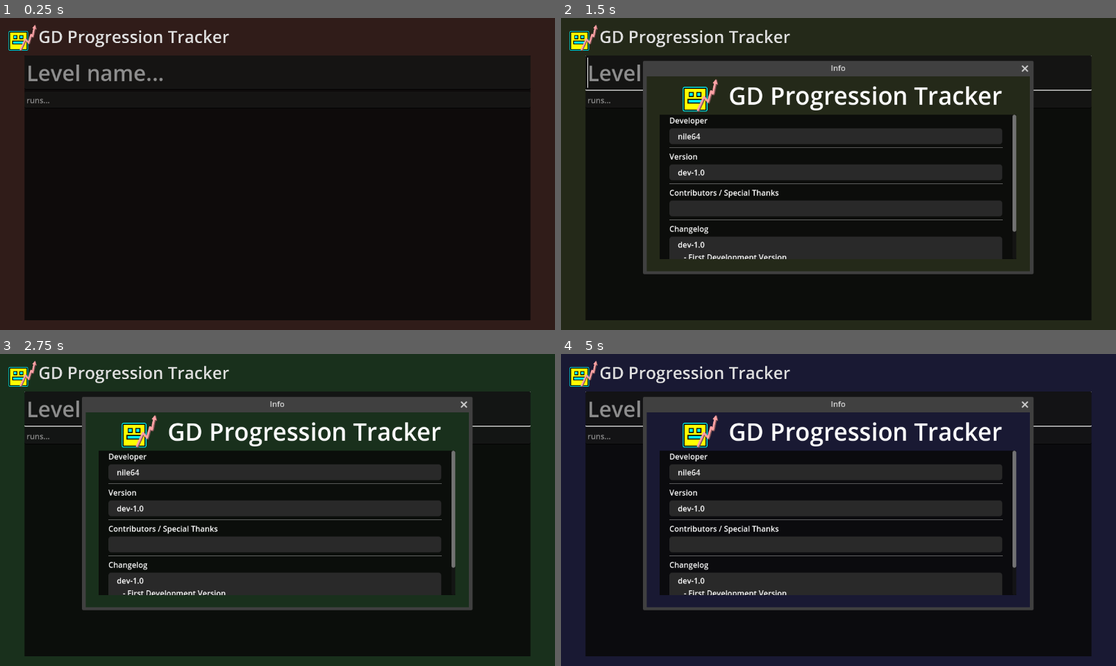
Above: before the commit, frames 1-4 (two rows, left to right).
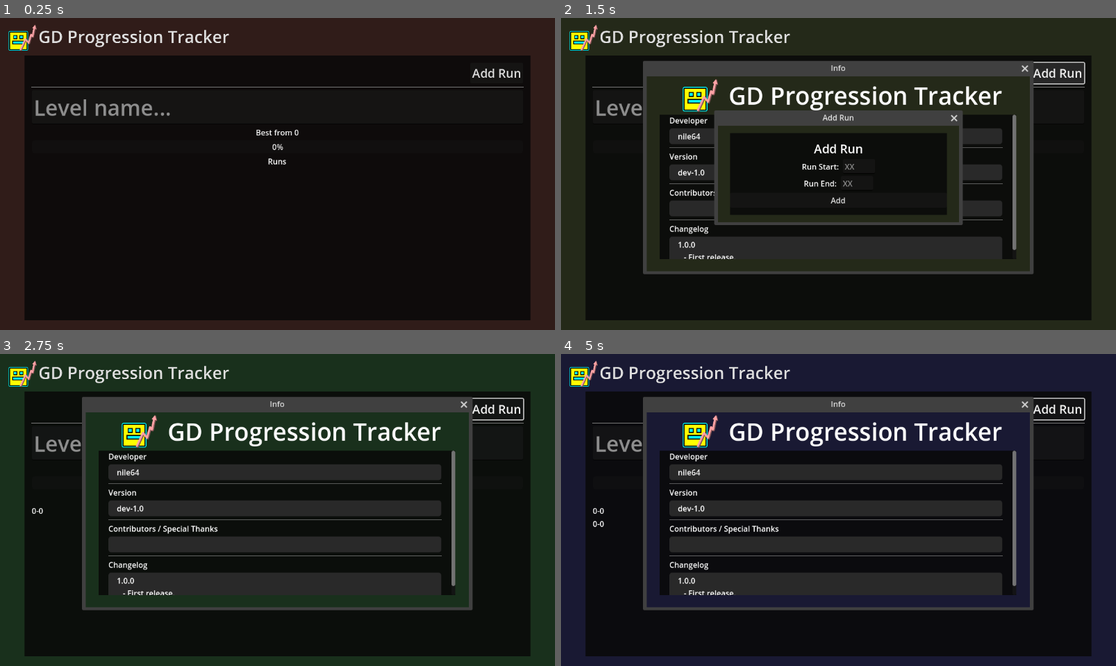
Above: after the commit, the same moments.

Repository: nile64/gdprogressiontracker
Game: Godot game, scene res://main.tscn
Same seed, same stepped clock (60 frames per second), same inputs: the game is played once before the commit and once after it.
Inputs (mouse positions are in pixels of both pictures, inside the frame that each line leads up to):
- Up to frame 1 (0.25 s): no input
- Up to frame 2 (1.5 s): click "GD Progression Tracker" at 0.5 s; click (1054, 74) at 1.25 s, where only the run after the commit has a clickable "Add Run"
- Up to frame 3 (2.75 s): click (277, 534) at 2 s, where only the run after the commit has a clickable "Add"
- Up to frame 4 (5 s): click "GD Progression Tracker" at 2.75 s; click (1054, 410) at 3.5 s, where only the run after the commit has a clickable "Add Run"; click (838, 534) at 4.25 s, where only the run after the commit has a clickable "Add"

The runs differ from the first frame. In frame 1, 1.4% of the frame differs, in the area x 4-95%, y 14-47%; in frame 2, 9.8%, in the area x 4-96%, y 12-78%; in frame 3, 1.0%; in frame 4, 1.0%.

Commit message:
better gui

Diff:
--- a/main.gd
+++ b/main.gd
@@ -5,9 +5,14 @@
 var colorStep = 0;
 var colorStepSpeed = 0.1;
 
+var runs : Array[Run]
+var runLabels : Array[Label]
+
 # Called when the node enters the scene tree for the first time.
 func _ready():
 	$Info/Window/Panel/ScrollContainer/VBoxContainer/VersionLabel.text = "   " + ProjectSettings.get_setting("application/config/version")
+
+	refresh_runs()
 
 
 # Called every frame. 'delta' is the elapsed time since the previous frame.
@@ -18,9 +23,46 @@
 	if colorStep >= 1:
 		colorStep = 0
 
-	colorStep += delta * colorStepSpeed;
+	colorStep += delta * colorStepSpeed
 
 	RenderingServer.set_default_clear_color(gradient.sample(colorStep))
 
 func _open_credits_window():
-	$Info/Window.show();
+	$Info/Window.show()
+
+func _open_addrun_window():
+	$AddRunWindow.show()
+
+func _add_run():
+	var start = float($AddRunWindow/Panel/VBoxContainer/HBoxContainer/StartRunEdit.text)
+	var end = float($AddRunWindow/Panel/VBoxContainer/HBoxContainer2/EndRunEdit.text)
+
+	var run = Run.new()
+	run.start = start
+	run.end = end
+
+	runs.append(run)
+
+	refresh_runs()
+
+	$AddRunWindow.hide()
+
+func refresh_runs():
+	for i in range(runLabels.size()):
+		var label = runLabels[0]
+		runLabels.remove_at(0)
+		label.queue_free()
+
+	for i in range(runs.size()):
+		var label = Label.new()
+		label.name = "RunLabel"
+		label.text = str(runs[i].start) + "-" + str(runs[i].end)
+		$Panel/ScrollContainer/MarginContainer/VBoxContainer/AllRuns.add_child(label)
+		runLabels.append(label)
+
+		if(runs[i].start == 0):
+			$Panel/ScrollContainer/MarginContainer/VBoxContainer/ProgressBar.value = runs[i].end
+
+class Run:
+	var start : float
+	var end : float
--- a/main.tscn
+++ b/main.tscn
@@ -127,10 +127,8 @@
 [node name="Changelog" type="Label" parent="Info/Window/Panel/ScrollContainer/VBoxContainer"]
 layout_mode = 2
 theme_override_styles/normal = SubResource("StyleBoxFlat_wb0tg")
-text = "   dev-1.0
-      - First Development Version
-      - Added Info Popup
-      - Added Text box to input runs. Temporary."
+text = "   1.0.0
+      - First release."
 
 [node name="HSeparator3" type="HSeparator" parent="Info/Window/Panel/ScrollContainer/VBoxContainer"]
 layout_mode = 2
@@ -168,21 +166,119 @@
 grow_horizontal = 2
 grow_vertical = 2
 horizontal_scroll_mode = 0
-metadata/_edit_use_anchors_ = true
-
-[node name="VBoxContainer" type="VBoxContainer" parent="Panel/ScrollContainer"]
+
+[node name="MarginContainer" type="MarginContainer" parent="Panel/ScrollContainer"]
 layout_mode = 2
 size_flags_horizontal = 3
-
-[node name="LineEdit" type="LineEdit" parent="Panel/ScrollContainer/VBoxContainer"]
+size_flags_vertical = 3
+theme_override_constants/margin_left = 15
+theme_override_constants/margin_top = 15
+theme_override_constants/margin_right = 15
+theme_override_constants/margin_bottom = 15
+
+[node name="VBoxContainer" type="VBoxContainer" parent="Panel/ScrollContainer/MarginContainer"]
+layout_mode = 2
+size_flags_horizontal = 3
+theme_override_constants/separation = 5
+
+[node name="HBoxContainer" type="HBoxContainer" parent="Panel/ScrollContainer/MarginContainer/VBoxContainer"]
+layout_mode = 2
+alignment = 2
+
+[node name="Button" type="Button" parent="Panel/ScrollContainer/MarginContainer/VBoxContainer/HBoxContainer"]
+layout_mode = 2
+theme_override_font_sizes/font_size = 25
+text = "Add Run"
+
+[node name="HSeparator2" type="HSeparator" parent="Panel/ScrollContainer/MarginContainer/VBoxContainer"]
+layout_mode = 2
+
+[node name="LineEdit" type="LineEdit" parent="Panel/ScrollContainer/MarginContainer/VBoxContainer"]
 layout_mode = 2
 theme_override_font_sizes/font_size = 45
 placeholder_text = "Level name..."
 
-[node name="TextEdit" type="TextEdit" parent="Panel/ScrollContainer/VBoxContainer"]
-layout_mode = 2
-placeholder_text = "runs..."
-scroll_fit_content_height = true
+[node name="Label" type="Label" parent="Panel/ScrollContainer/MarginContainer/VBoxContainer"]
+layout_mode = 2
+text = "Best from 0"
+horizontal_alignment = 1
+
+[node name="ProgressBar" type="ProgressBar" parent="Panel/ScrollContainer/MarginContainer/VBoxContainer"]
+layout_mode = 2
+
+[node name="Label2" type="Label" parent="Panel/ScrollContainer/MarginContainer/VBoxContainer"]
+layout_mode = 2
+text = "Runs"
+horizontal_alignment = 1
+
+[node name="AllRuns" type="VBoxContainer" parent="Panel/ScrollContainer/MarginContainer/VBoxContainer"]
+layout_mode = 2
+
+[node name="AddRunWindow" type="Window" parent="."]
+title = "Add Run"
+initial_position = 2
+size = Vector2i(500, 200)
+visible = false
+script = ExtResource("3_fqehp")
+
+[node name="Panel" type="Panel" parent="AddRunWindow"]
+anchors_preset = 15
+anchor_right = 1.0
+anchor_bottom = 1.0
+offset_left = 25.0
+offset_top = 15.0
+offset_right = -25.0
+offset_bottom = -15.0
+grow_horizontal = 2
+grow_vertical = 2
+
+[node name="VBoxContainer" type="VBoxContainer" parent="AddRunWindow/Panel"]
+layout_mode = 1
+anchors_preset = 15
+anchor_right = 1.0
+anchor_bottom = 1.0
+grow_horizontal = 2
+grow_vertical = 2
+alignment = 1
+
+[node name="Label" type="Label" parent="AddRunWindow/Panel/VBoxContainer"]
+layout_mode = 2
+theme_override_font_sizes/font_size = 25
+text = "Add Run"
+horizontal_alignment = 1
+
+[node name="HBoxContainer" type="HBoxContainer" parent="AddRunWindow/Panel/VBoxContainer"]
+layout_mode = 2
+alignment = 1
+
+[node name="Label" type="Label" parent="AddRunWindow/Panel/VBoxContainer/HBoxContainer"]
+layout_mode = 2
+text = "Run Start: "
+horizontal_alignment = 1
+
+[node name="StartRunEdit" type="LineEdit" parent="AddRunWindow/Panel/VBoxContainer/HBoxContainer"]
+layout_mode = 2
+placeholder_text = "XX"
+
+[node name="HBoxContainer2" type="HBoxContainer" parent="AddRunWindow/Panel/VBoxContainer"]
+layout_mode = 2
+alignment = 1
+
+[node name="Label" type="Label" parent="AddRunWindow/Panel/VBoxContainer/HBoxContainer2"]
+layout_mode = 2
+text = "Run End: "
+horizontal_alignment = 1
+
+[node name="EndRunEdit" type="LineEdit" parent="AddRunWindow/Panel/VBoxContainer/HBoxContainer2"]
+layout_mode = 2
+placeholder_text = "XX"
+
+[node name="Button" type="Button" parent="AddRunWindow/Panel/VBoxContainer"]
+layout_mode = 2
+text = "Add"
 
 [connection signal="button_down" from="Info" to="." method="_open_credits_window"]
 [connection signal="close_requested" from="Info/Window" to="Info/Window" method="on_close_requested"]
+[connection signal="button_down" from="Panel/ScrollContainer/MarginContainer/VBoxContainer/HBoxContainer/Button" to="." method="_open_addrun_window"]
+[connection signal="close_requested" from="AddRunWindow" to="AddRunWindow" method="on_close_requested"]
+[connection signal="button_down" from="AddRunWindow/Panel/VBoxContainer/Button" to="." method="_add_run"]
